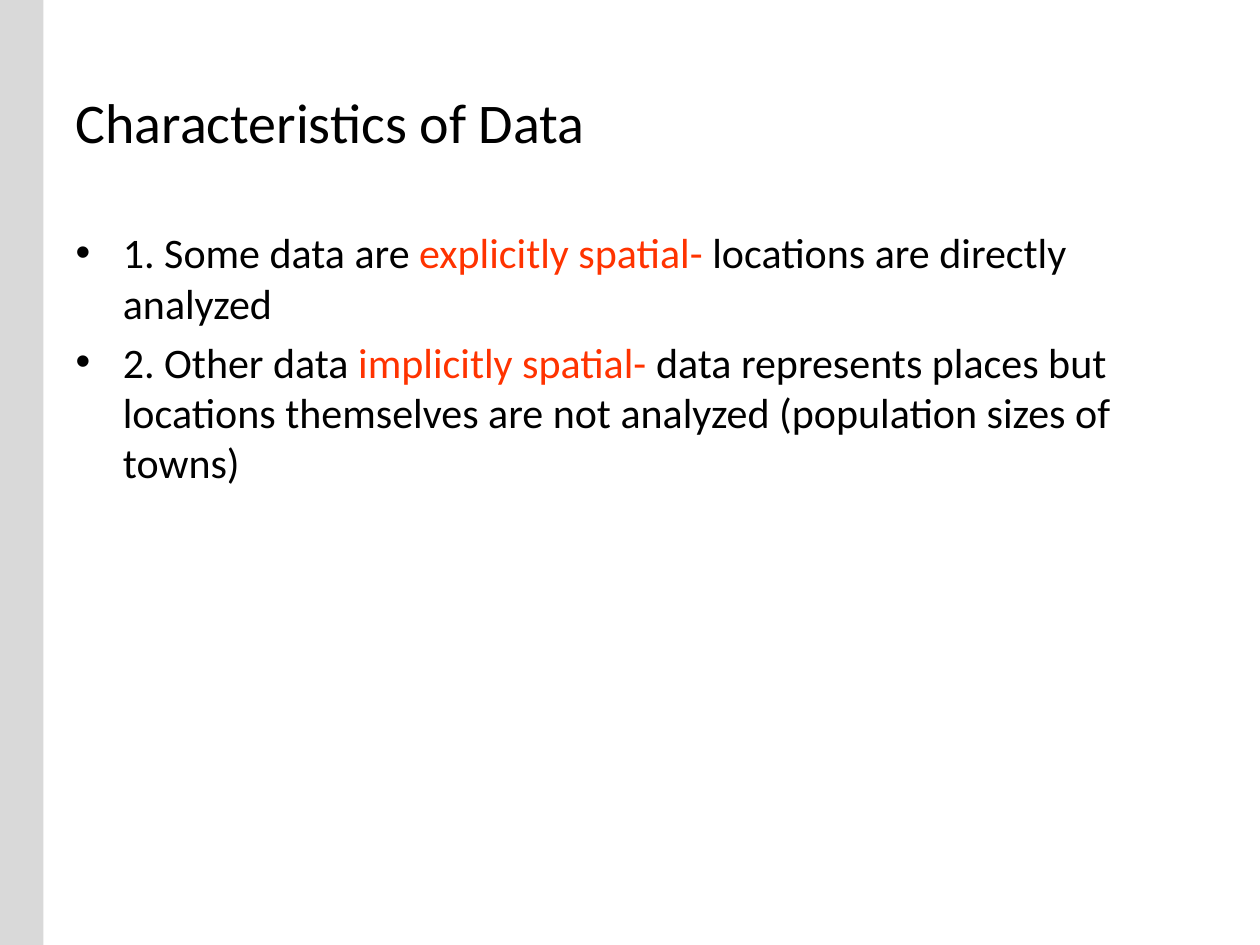
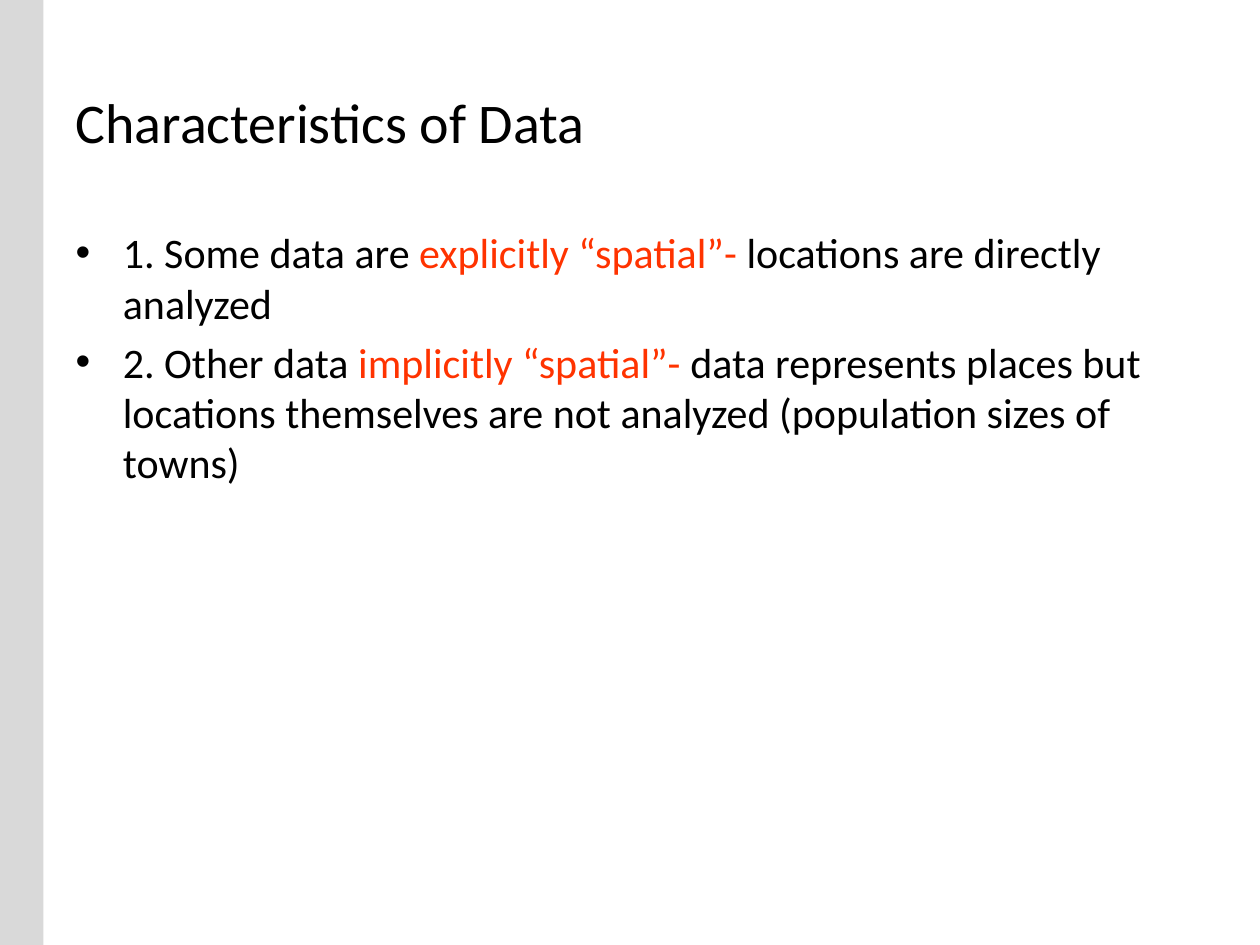
Before and after one commit to buyuhuang/csda1000_FT, a slide deck: slide 15 of day4/1. Lecture/day4_models_method.pptx (slide 16 before the commit). Drawn at 1260x945 pixels with LibreOffice and Linux fonts; fonts in the diff are those of the drawing; background and template pictures are left out. Boxes give left, top, right and bottom in pixels: in the first picture for what was removed or moved away, otherwise in the second. Text is boxed around its words. In the diff, an @@ line names an element or a change of style, - is before the commit and + after.

```diff
--- a/day4/1. Lecture/day4_models_method.pptx
+++ b/day4/1. Lecture/day4_models_method.pptx
@@ text at <box>123,238,1140,484</box>: text changed @@
-• 1. Some data are explicitly spatial- locations are directly analyzed
-• 2. Other data implicitly spatial- data represents places but locations themselves are not analyzed (population sizes of towns)
+• 1. Some data are explicitly “spatial”- locations are directly analyzed
+• 2. Other data implicitly “spatial”- data represents places but locations themselves are not analyzed (population sizes of towns)
```
Also in this commit, not shown: 1 other slide changed, 1 slide removed, 52 other files.
